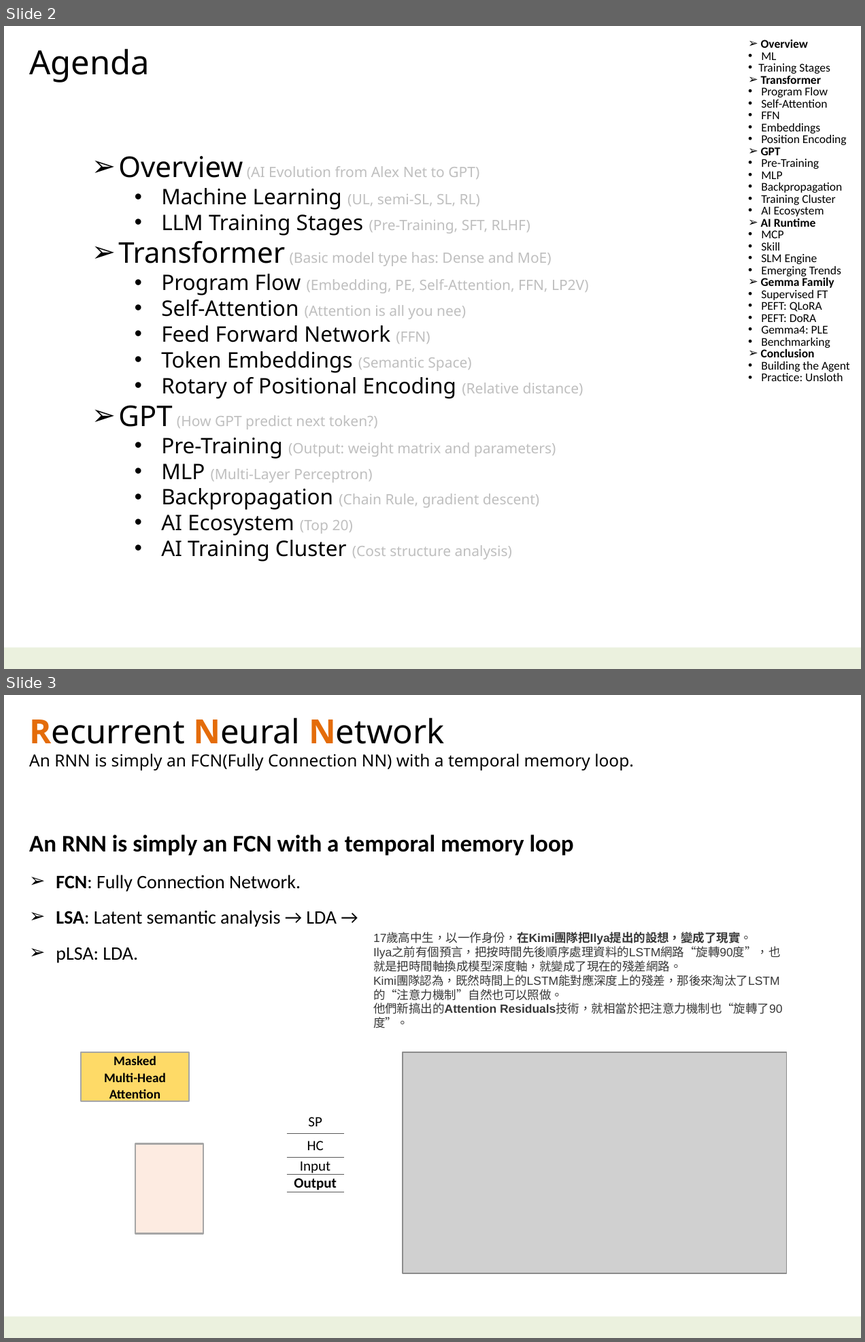
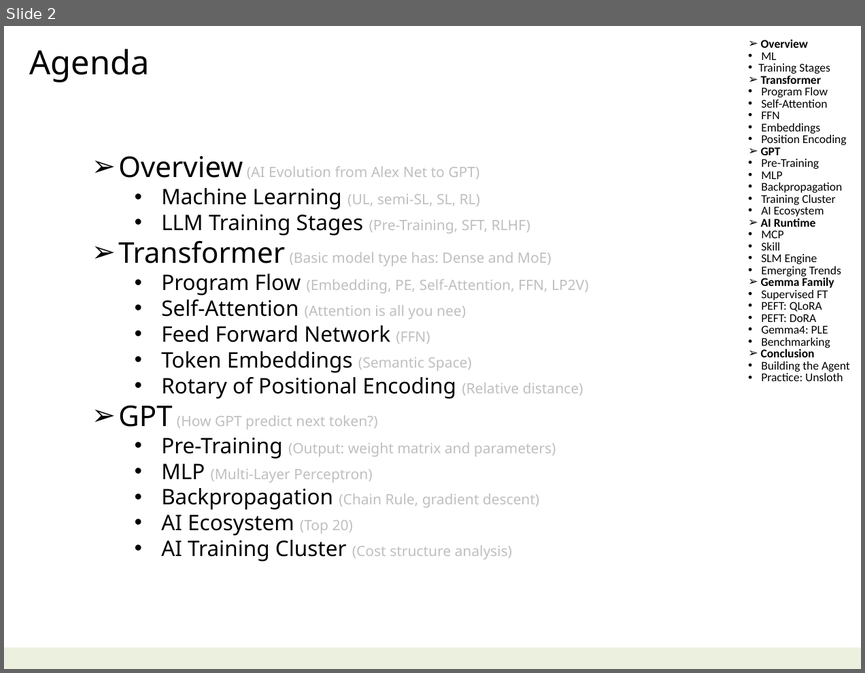
Before and after one commit to navibator/crazy-ai, a slide deck: ai-kimi.pptx. Shown one above the other, each under a label of ours: slides 2 and 3 before the commit, slide 2 after it. The pictures are 865x1342 and 865x673 pixels, drawn with LibreOffice and Linux fonts; fonts in the diff are those of the drawing; grey boxes stand for pictures. Boxes give left, top, right and bottom in pixels: in the first picture for what was removed or moved away, otherwise in the second. Text is boxed around its words. In the diff, an @@ line names an element or a change of style, - is before the commit and + after.

```diff
--- a/ai-kimi.pptx
+++ b/ai-kimi.pptx
@@ slide 3 removed at (4,695,861,1338), background #FFFFFF; not listed: 1 template element that a slide beside it also shows @@
@@ text removed at (29,717,634,770) @@
-Recurrent Neural Network
-An RNN is simply an FCN(Fully Connection NN) with a temporal memory loop.
@@ text removed at (29,834,574,963) @@
-An RNN is simply an FCN with a temporal memory loop
-➢ FCN: Fully Connection Network.
-➢ LSA: Latent semantic analysis → LDA →
-➢ pLSA: LDA.
@@ text removed at (373,932,782,1028) @@
-17歲高中生，以一作身份，在Kimi團隊把Ilya提出的設想，變成了現實。
-Ilya之前有個預言，把按時間先後順序處理資料的LSTM網路“旋轉90度”，也就是把時間軸換成模型深度軸，就變成了現在的殘差網路。
-Kimi團隊認為，既然時間上的LSTM能對應深度上的殘差，那後來淘汰了LSTM的“注意力機制”自然也可以照做。
-他們新搞出的Attention Residuals技術，就相當於把注意力機制也“旋轉了90度”。
@@ rectangle removed at (81,1052,189,1101) @@
-Masked
-Multi-Head
-Attention
@@ picture removed at (402,1052,786,1273) @@
@@ table removed at (287,1110,344,1193), 4 rows, 1 columns @@
-SP
-HC
-Input
-Output
@@ rectangle removed at (135,1143,204,1233) @@
```
Also in this commit, not shown: 1 slide changed, 2 slides added, 1 other slide removed, 2 other files.
